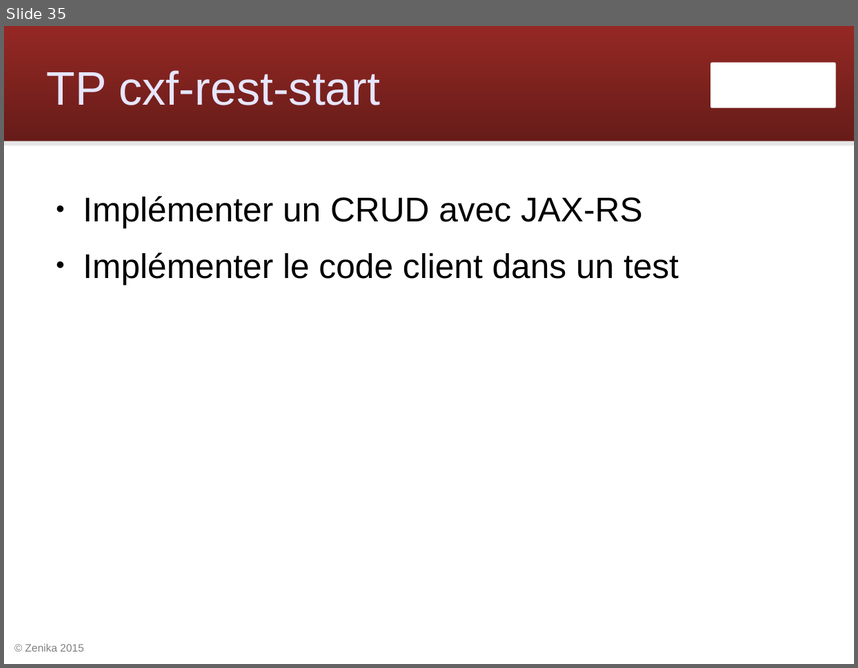
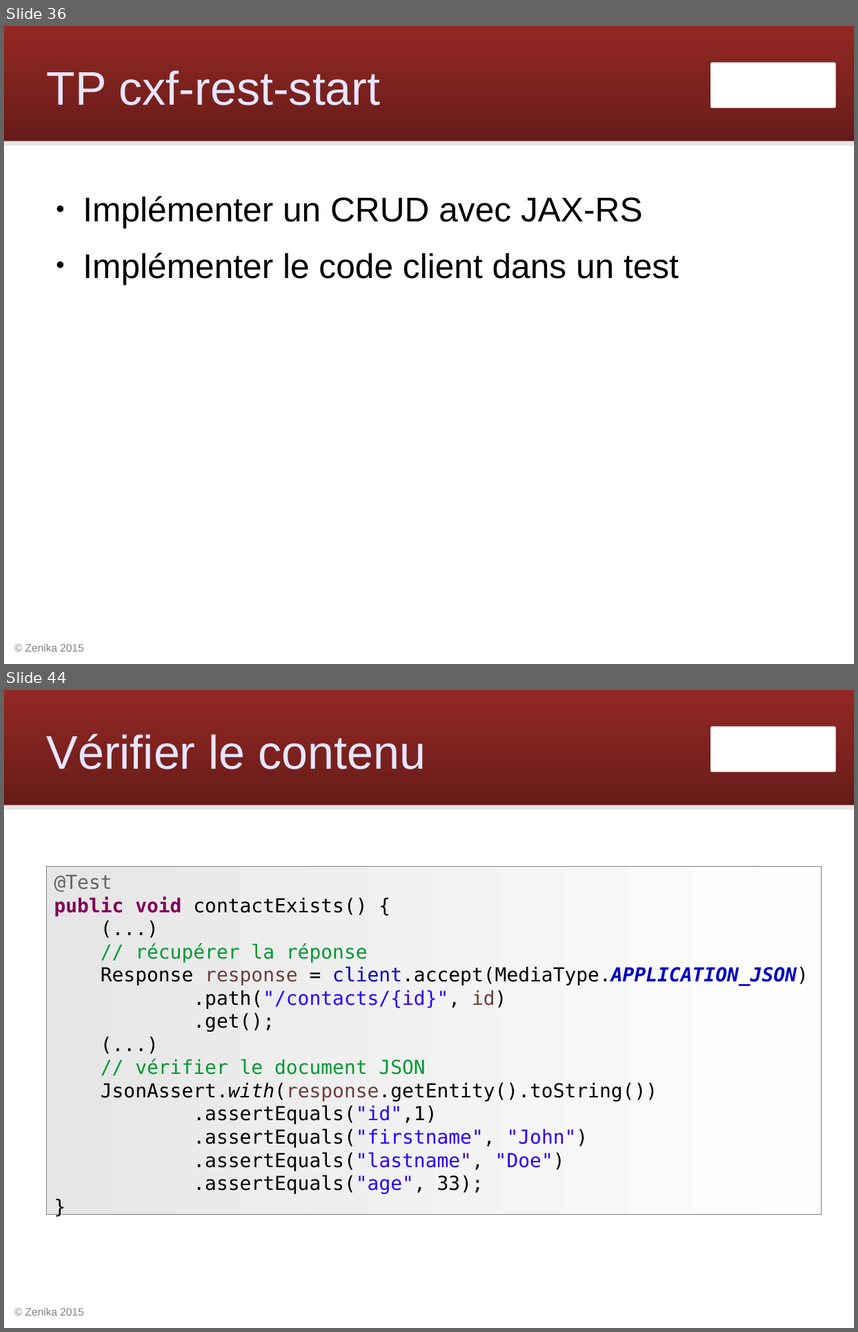
Before and after one commit to Zenika/workshop-cxf-rest, a slide deck: cxf-rest-workshop.odp. Shown one above the other, each under a label of ours: slide 35 before the commit, slides 36 and 44 after it; the slides between them are not shown. The pictures are 858x668 and 858x1332 pixels, drawn with LibreOffice and Linux fonts; fonts in the diff are those of the drawing; background and template pictures are left out. Boxes give left, top, right and bottom in pixels: in the first picture for what was removed or moved away, otherwise in the second. Text is boxed around its words. In the diff, an @@ line names an element or a change of style, - is before the commit and + after.

```diff
--- a/cxf-rest-workshop.odp
+++ b/cxf-rest-workshop.odp
@@ slide 44 added at (x1=4, y1=690, x2=854, y2=1328), background #FFFFFF; not listed: 4 template elements that a slide beside it also shows @@
@@ title added at (x1=47, y1=733, x2=426, y2=769), 44 pt, text #E6E6FF @@
+Vérifier le contenu
@@ rectangle added at (x1=46, y1=866, x2=822, y2=1214), fill gradient #E6E6E6 to #FEFEFE, outline #808080 0 pt, 18 pt, text #000000 @@
+@Test
+public void contactExists() {
+(...)
+// récupérer la réponse
+Response response = client.accept(MediaType.APPLICATION_JSON)
+.path("/contacts/{id}", id)
+.get();
+(...)
+// vérifier le document JSON
+JsonAssert.with(response.getEntity().toString())
+.assertEquals("id",1)
+.assertEquals("firstname", "John")
+.assertEquals("lastname", "Doe")
+.assertEquals("age", 33);
+}
@@ what was slide 35 is now slide 36 @@
```
Also in this commit, not shown: 39 other slides added, 18 other files.
